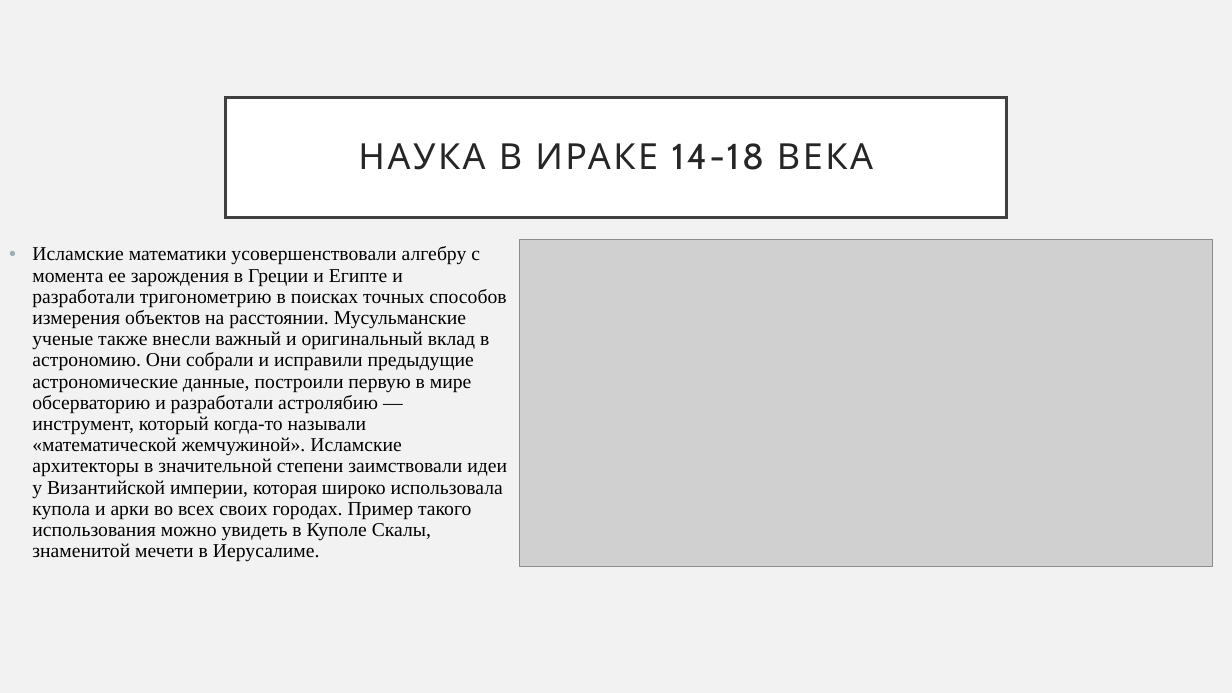
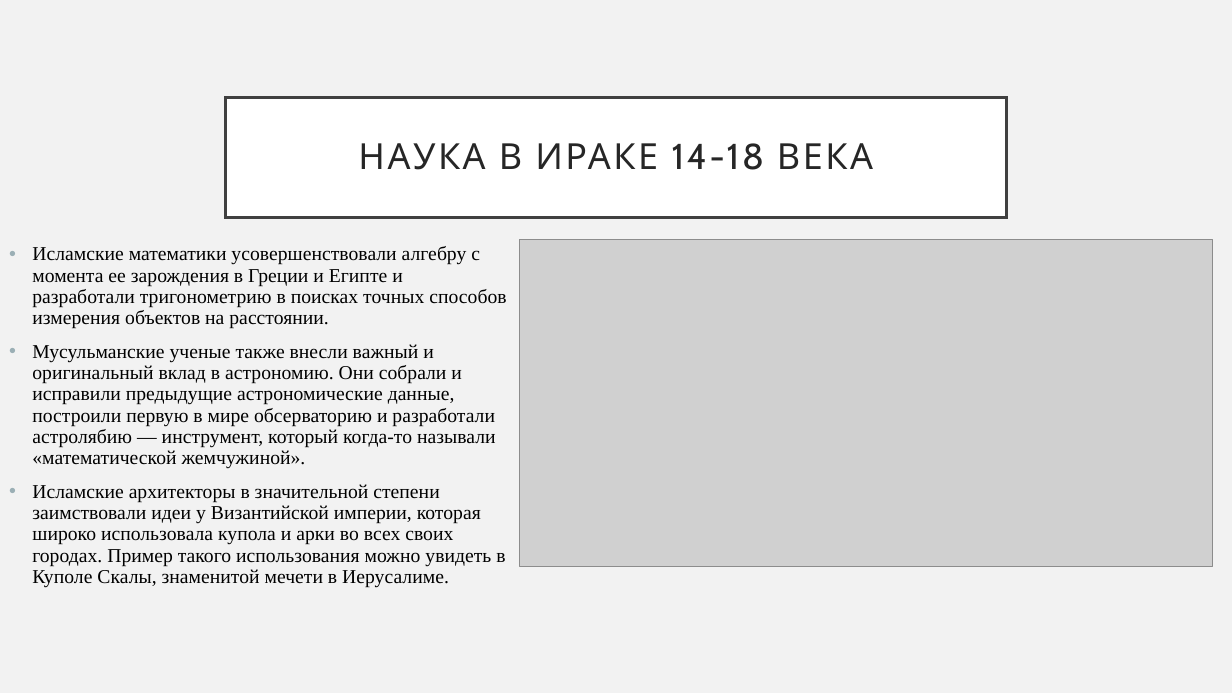
Before and after one commit to DnineO/3-term-of-SPBSTU, a slide deck: slide 5 of История и методология науки/Наука и строительное дело в Ираке 14-18 века.pptx. Drawn at 1232x693 pixels with LibreOffice and Linux fonts; fonts in the diff are those of the drawing; grey boxes stand for pictures. Boxes give left, top, right and bottom in pixels: in the first picture for what was removed or moved away, otherwise in the second. Text is boxed around its words. In the diff, an @@ line names an element or a change of style, - is before the commit and + after.

```diff
--- a/История и методология науки/Наука и строительное дело в Ираке 14-18 века.pptx
+++ b/История и методология науки/Наука и строительное дело в Ираке 14-18 века.pptx
@@ text at (x1=32, y1=246, x2=506, y2=588): text changed @@
-• Исламские математики усовершенствовали алгебру с момента ее зарождения в Греции и Египте и разработали тригонометрию в поисках точных способов измерения объектов на расстоянии. Мусульманские ученые также внесли важный и оригинальный вклад в астрономию. Они собрали и исправили предыдущие астрономические данные, построили первую в мире обсерваторию и разработали астролябию — инструмент, который когда-то называли «математической жемчужиной». Исламские архитекторы в значительной степени заимствовали идеи у Византийской империи, которая широко использовала купола и арки во всех своих городах. Пример такого использования можно увидеть в Куполе Скалы, знаменитой мечети в Иерусалиме.
+• Исламские математики усовершенствовали алгебру с момента ее зарождения в Греции и Египте и разработали тригонометрию в поисках точных способов измерения объектов на расстоянии.
+• Мусульманские ученые также внесли важный и оригинальный вклад в астрономию. Они собрали и исправили предыдущие астрономические данные, построили первую в мире обсерваторию и разработали астролябию — инструмент, который когда-то называли «математической жемчужиной».
+• Исламские архитекторы в значительной степени заимствовали идеи у Византийской империи, которая широко использовала купола и арки во всех своих городах. Пример такого использования можно увидеть в Куполе Скалы, знаменитой мечети в Иерусалиме.
```
Also in this commit, not shown: 6 other slides changed, 3 slides added, 1 slide removed.
